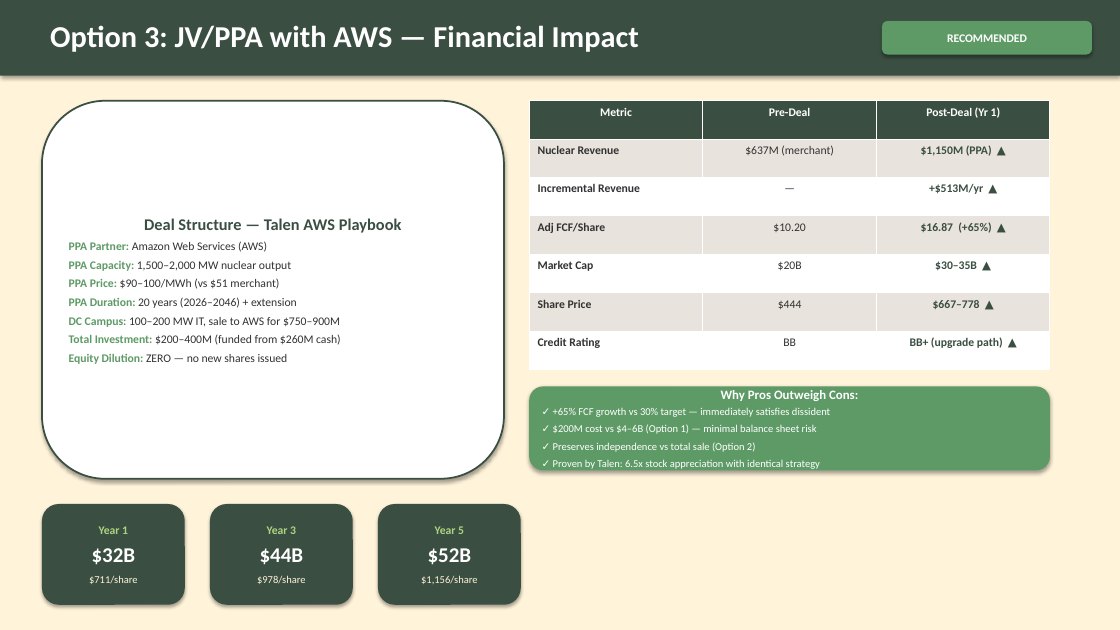
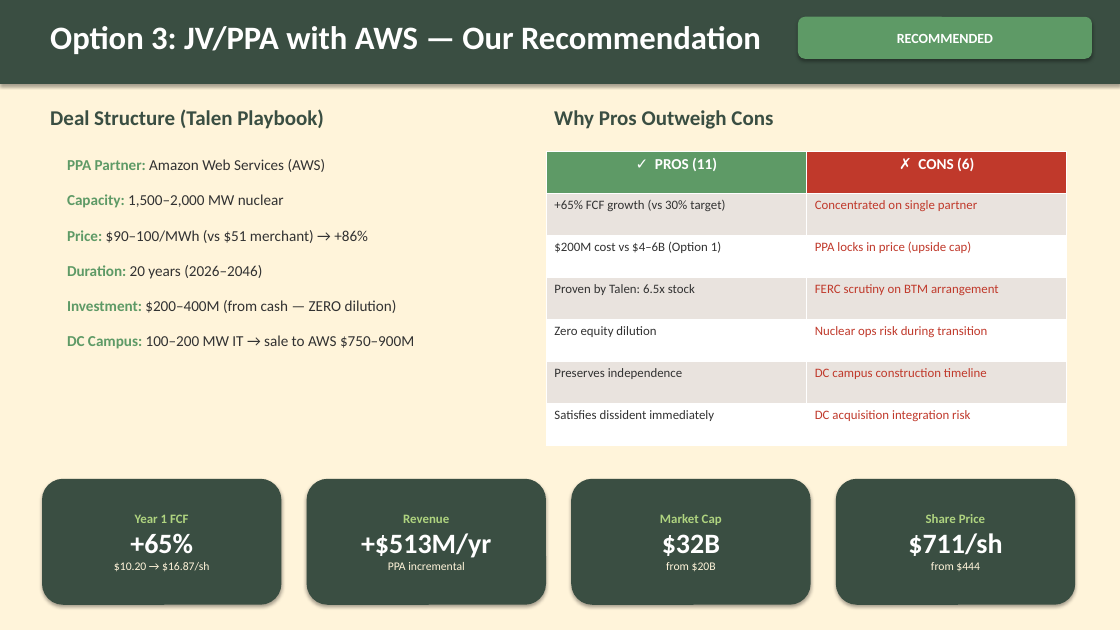
Before and after one commit to Anhiune/NAPE_Competition_Case, a slide deck: slide 4 of NAPE_Final_Presentation.pptx. Drawn at 1120x630 pixels with LibreOffice and Linux fonts; fonts in the diff are those of the drawing. Boxes give left, top, right and bottom in pixels: in the first picture for what was removed or moved away, otherwise in the second. Text is boxed around its words. In the diff, an @@ line names an element or a change of style, - is before the commit and + after.

Commit message:
Rebuilt PPTX: PNG charts, bigger fonts, less text, strict framework

```diff
--- a/NAPE_Final_Presentation.pptx
+++ b/NAPE_Final_Presentation.pptx
@@ rectangle: place and size @@
-rectangle at (0,0,1120,76)
+rectangle at (0,0,1120,84)
@@ text at (50,26,761,54): text changed; size 26 to 28 pt @@
-Option 3: JV/PPA with AWS — Financial Impact
+Option 3: JV/PPA with AWS — Our Recommendation
@@ rounded rectangle "RECOMMENDED": place and size @@
-rounded rectangle "RECOMMENDED" at (882,21,1092,55)
+rounded rectangle "RECOMMENDED" at (798,17,1092,59)
@@ rounded rectangle "RECOMMENDED" at (798,17,1092,59): size 10 to 12 pt @@
@@ rounded rectangle removed at (42,101,504,479) @@
-Deal Structure — Talen AWS Playbook
-PPA Partner: Amazon Web Services (AWS)
-PPA Capacity: 1,500–2,000 MW nuclear output
-PPA Price: $90–100/MWh (vs $51 merchant)
-PPA Duration: 20 years (2026–2046) + extension
-DC Campus: 100–200 MW IT, sale to AWS for $750–900M
-Total Investment: $200–400M (funded from $260M cash)
-Equity Dilution: ZERO — no new shares issued
@@ text added at (50,109,324,129), 18 pt, text #3A4E42, bold @@
+Deal Structure (Talen Playbook)
@@ table removed at (529,101,1051,370), 7 rows, 3 columns @@
-Metric | Pre-Deal | Post-Deal (Yr 1)
-Nuclear Revenue | $637M (merchant) | $1,150M (PPA) ▲
-Incremental Revenue | — | +$513M/yr ▲
-Adj FCF/Share | $10.20 | $16.87 (+65%) ▲
-Market Cap | $20B | $30–35B ▲
-Share Price | $444 | $667–778 ▲
-Credit Rating | BB | BB+ (upgrade path) ▲
@@ text added at (554,110,773,129), 18 pt, text #3A4E42, bold @@
+Why Pros Outweigh Cons
@@ text added at (67,159,326,172), 13 pt, text #323232 @@
+PPA Partner: Amazon Web Services (AWS)
@@ table added at (546,151,1067,445), 7 rows, 2 columns @@
+✓ PROS (11) | ✗ CONS (6)
++65% FCF growth (vs 30% target) | Concentrated on single partner
+$200M cost vs $4–6B (Option 1) | PPA locks in price (upside cap)
+Proven by Talen: 6.5x stock | FERC scrutiny on BTM arrangement
+Zero equity dilution | Nuclear ops risk during transition
+Preserves independence | DC campus construction timeline
+Satisfies dissident immediately | DC acquisition integration risk
@@ text added at (67,194,284,208), 13 pt, text #323232 @@
+Capacity: 1,500–2,000 MW nuclear
@@ text added at (67,230,368,243), 13 pt, text #323232 @@
+Price: $90–100/MWh (vs $51 merchant) → +86%
@@ text added at (67,265,262,279), 13 pt, text #323232 @@
+Duration: 20 years (2026–2046)
@@ text added at (67,300,397,313), 13 pt, text #323232 @@
+Investment: $200–400M (from cash — ZERO dilution)
@@ text added at (67,335,414,349), 13 pt, text #323232 @@
+DC Campus: 100–200 MW IT → sale to AWS $750–900M
@@ rounded rectangle removed at (529,386,1050,471) @@
-Why Pros Outweigh Cons:
-✓ +65% FCF growth vs 30% target — immediately satisfies dissident
-✓ $200M cost vs $4–6B (Option 1) — minimal balance sheet risk
-✓ Preserves independence vs total sale (Option 2)
-✓ Proven by Talen: 6.5x stock appreciation with identical strategy
@@ rounded rectangle added at (42,479,281,605), fill #3A4E42, 10 pt, text #FFF4DA @@
+Year 1 FCF
++65%
+$10.20 → $16.87/sh
@@ rounded rectangle added at (307,479,546,605), fill #3A4E42, 10 pt, text #FFF4DA, bold @@
+Revenue
++$513M/yr
+PPA incremental
@@ rounded rectangle added at (571,479,811,605), fill #3A4E42, 11 pt, text #AFD480, bold @@
+Market Cap
+$32B
+from $20B
@@ rounded rectangle added at (836,479,1075,605), fill #3A4E42, 11 pt, text #AFD480, bold @@
+Share Price
+$711/sh
+from $444
@@ rounded rectangle removed at (42,504,185,605) @@
-Year 1
-$32B
-$711/share
@@ rounded rectangle removed at (210,504,353,605) @@
-Year 3
-$44B
-$978/share
@@ rounded rectangle removed at (378,504,521,605) @@
-Year 5
-$52B
-$1,156/share
```
Also in this commit, not shown: 13 other slides changed, 1 slide added, 1 slide removed, 1 other file.
